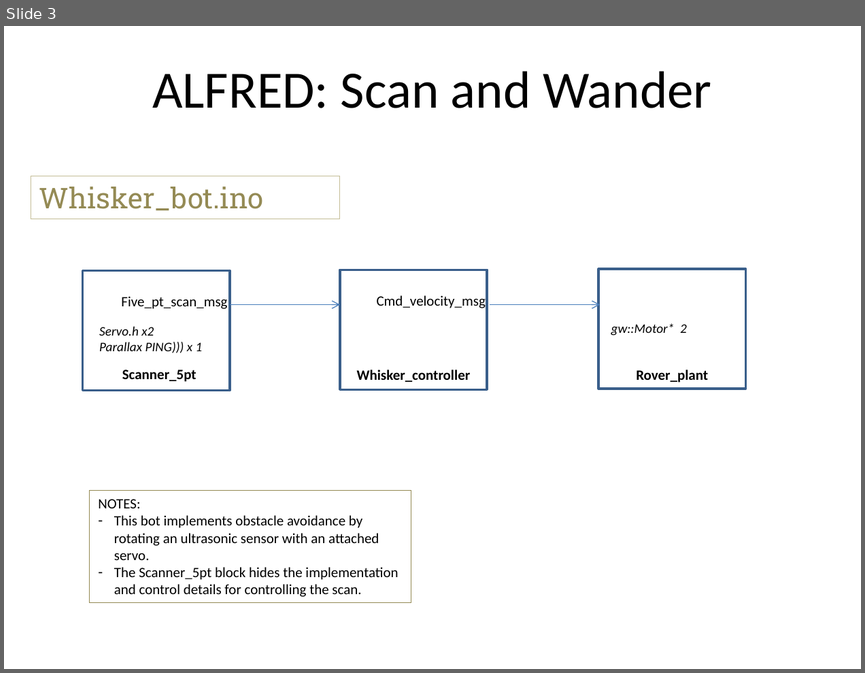
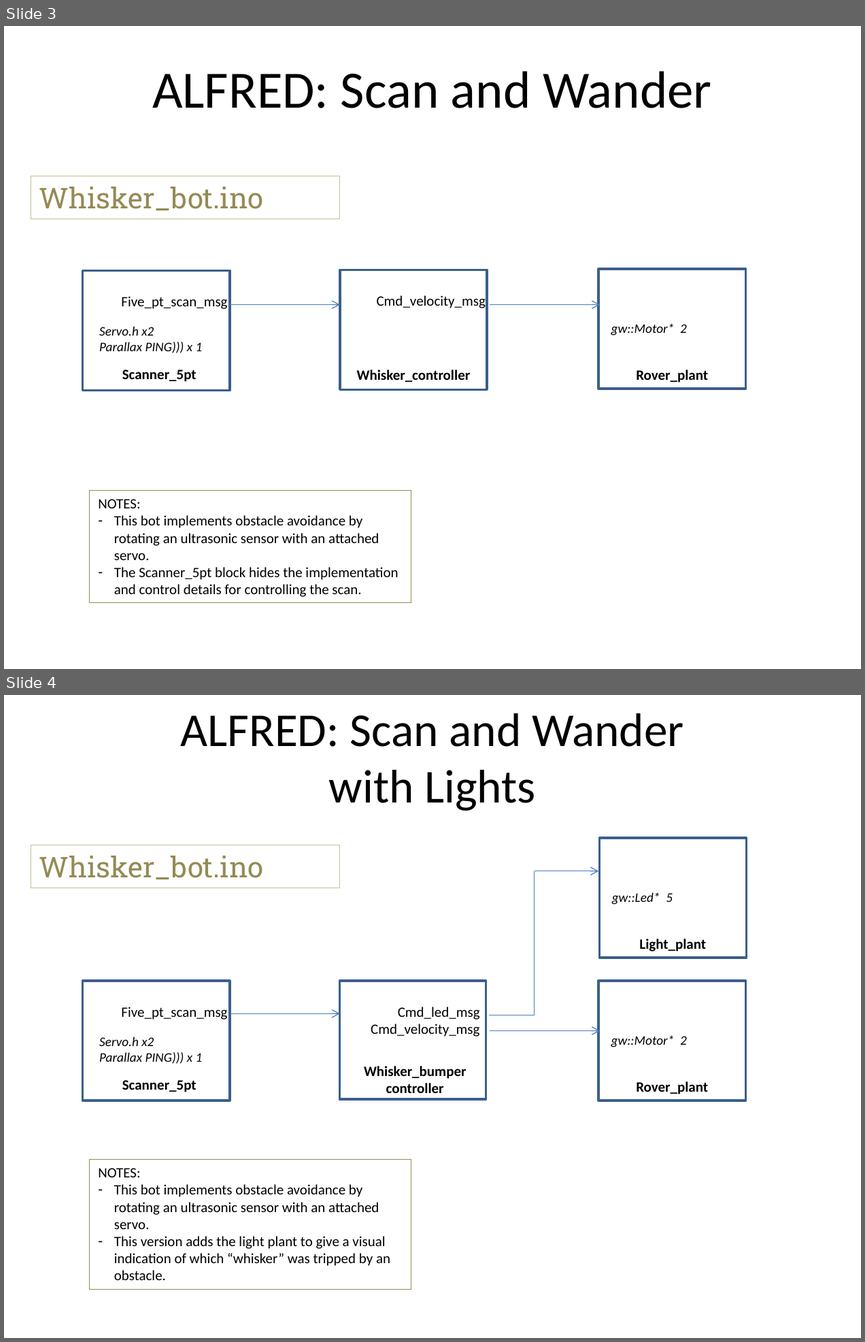
Before and after one commit to zacsketches/Alfred, a slide deck: System_diagrams.pptx. Shown one above the other, each under a label of ours: slide 3 before the commit, slides 3 and 4 after it. The pictures are 865x673 and 865x1342 pixels, drawn with LibreOffice and Linux fonts; fonts in the diff are those of the drawing. Boxes give left, top, right and bottom in pixels: in the first picture for what was removed or moved away, otherwise in the second. Text is boxed around its words. In the diff, an @@ line names an element or a change of style, - is before the commit and + after.

Commit message:
updated system diagram for lights and whiskers

```diff
--- a/System_diagrams.pptx
+++ b/System_diagrams.pptx
@@ slide 4 added at (4,695,861,1338), background #FFFFFF @@
@@ title added at (181,713,684,811), 39.6 pt, text #000000 @@
+ALFRED: Scan and Wander
+with Lights
@@ rectangle added at (31,845,340,888), outline #C4BD97 0.75 pt, 24 pt, text #948A54 @@
+Whisker_bot.ino
@@ rectangle added at (600,838,747,958), outline #3A5F8C 2 pt @@
@@ line added from (534, 1015) to (534, 870), #4B7EBC 0.75 pt @@
@@ arrow added from (534, 870) to (598, 870), #4B7EBC 0.75 pt @@
@@ text added at (612,892,672,904), 11 pt, text #000000, italic @@
+gw::Led* 5
@@ text added at (639,938,706,951), 12 pt, text #000000, bold @@
+Light_plant
@@ rectangle added at (340,981,486,1098), outline #3A5F8C 2 pt @@
@@ rectangle added at (598,981,746,1100), outline #3A5F8C 2 pt @@
@@ arrow added from (229, 1014) to (340, 1014), #4B7EBC 0.75 pt @@
@@ text added at (371,1006,480,1036), 12 pt, text #000000 @@
+Cmd_led_msg
+Cmd_velocity_msg
@@ line added from (489, 1015) to (534, 1015), #4B7EBC 0.75 pt @@
@@ group added at (83,981,230,1100): 3 texts, 1 rectangle @@
+Scanner_5pt
+Five_pt_scan_msg
+Servo.h x2
+Parallax PING))) x 1
@@ arrow added from (490, 1031) to (600, 1031), #4B7EBC 0.75 pt @@
@@ text added at (611,1035,687,1047), 11 pt, text #000000, italic @@
+gw::Motor* 2
@@ text added at (364,1066,466,1079), 12 pt, text #000000, bold @@
+Whisker_bumpercontroller
@@ text added at (636,1081,708,1094), 12 pt, text #000000, bold @@
+Rover_plant
@@ rectangle added at (90,1159,411,1289), outline #948A54 0.75 pt, 12 pt, text #000000 @@
+NOTES:
+– This bot implements obstacle avoidance by rotating an ultrasonic sensor with an attached servo.
+– This version adds the light plant to give a visual indication of which “whisker” was tripped by an obstacle.
```
